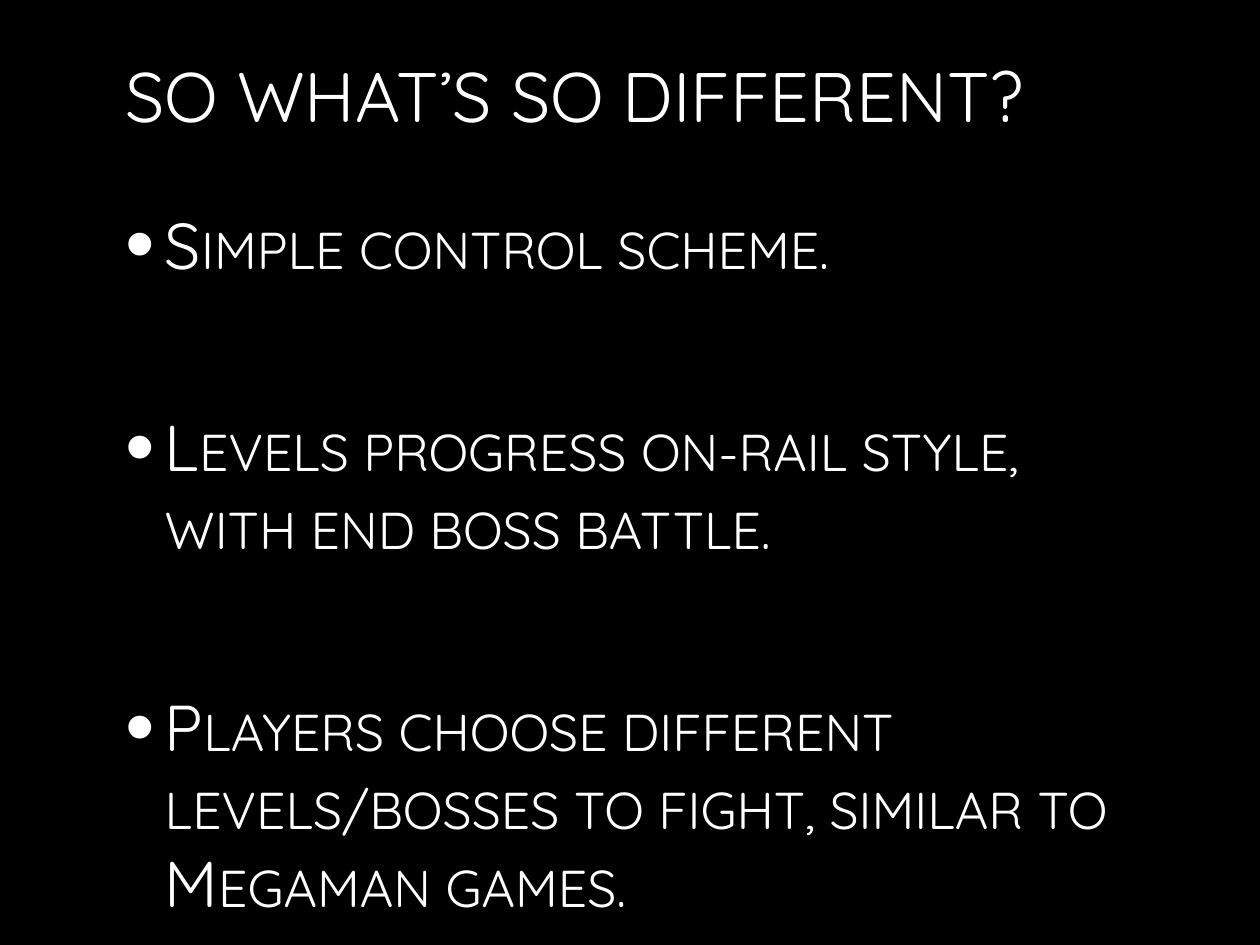
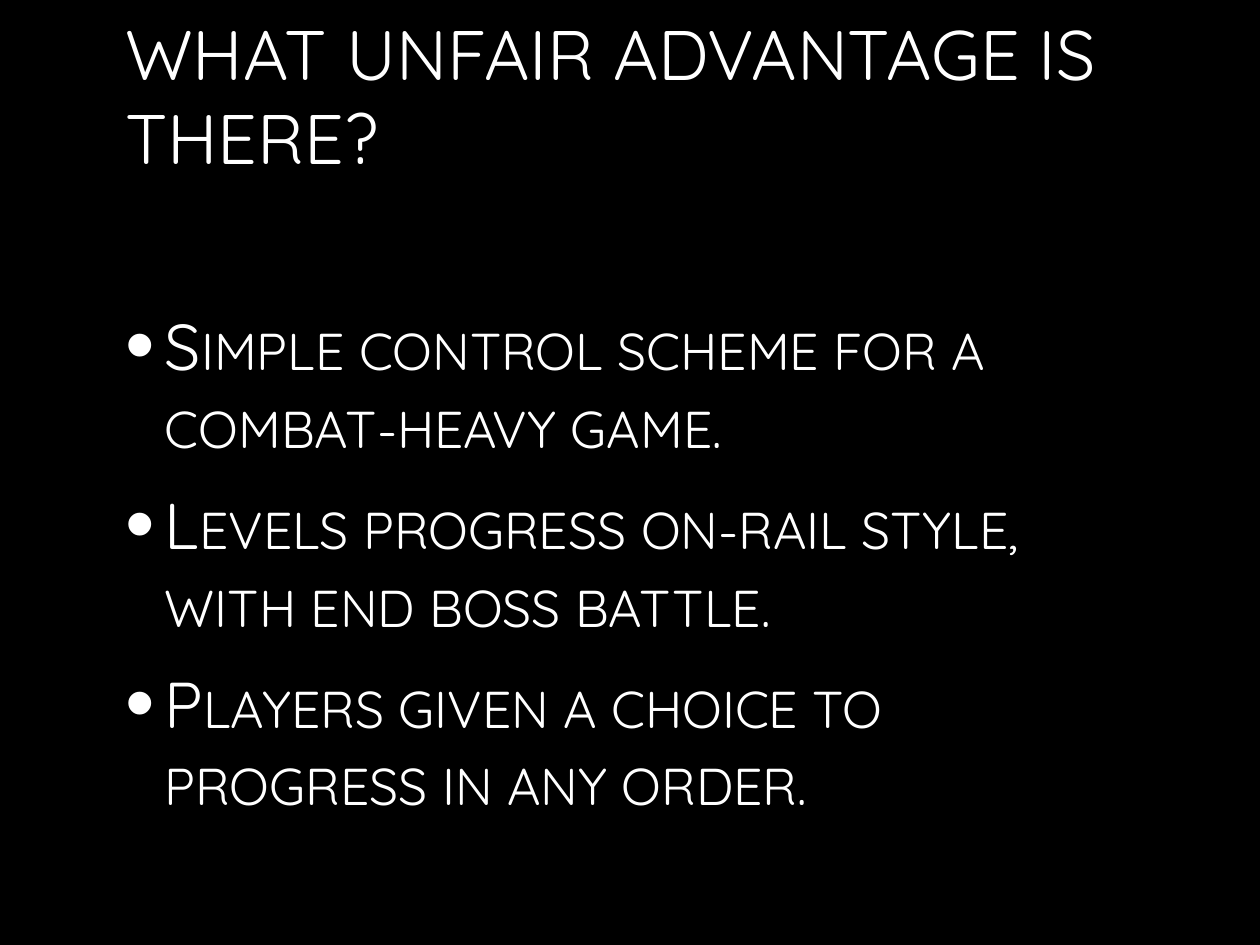
Before and after one commit to kt-chin/Games-and-Interactive-Entertainment-Business-and-Practice, a slide deck: slide 5 of Crystal Maze Disaster.pptx (slide 4 before the commit). Drawn at 1260x945 pixels with LibreOffice and Linux fonts; fonts in the diff are those of the drawing; background and template pictures are left out. Boxes give left, top, right and bottom in pixels: in the first picture for what was removed or moved away, otherwise in the second. Text is boxed around its words. In the diff, an @@ line names an element or a change of style, - is before the commit and + after.

```diff
--- a/Crystal Maze Disaster.pptx
+++ b/Crystal Maze Disaster.pptx
@@ title at (x1=125, y1=30, x2=1096, y2=164): text changed @@
-SO WHAT’S SO DIFFERENT?
+WHAT UNFAIR ADVANTAGE IS THERE?
@@ text at (x1=165, y1=333, x2=985, y2=449): text changed @@
-• Simple control scheme.
+• Simple control scheme for a combat-heavy game.
@@ text at (x1=165, y1=691, x2=883, y2=806): text changed @@
-• Players choose different levels/bosses to fight, similar to Megaman games.
+• Players given a choice to progress in any order.
```
Also in this commit, not shown: 2 other slides changed, 1 slide added, 5 other files.
